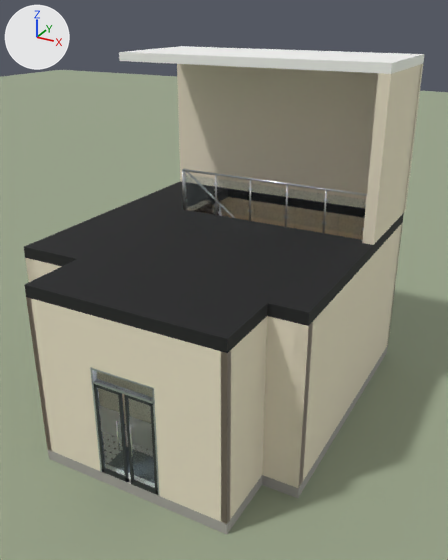
What one commit did to the Blender file xadra-filiali/chizma/3d/Xadra_1-qavat.blend.
One viewpoint serves both versions: a camera (50 mm lens) standing at (9.73, -15.13, 8.42) and looking at (3.65, -4.08, 2.9). Arrows for +X, +Y and +Z are at upper left; the lights stay in place. The first picture is the older version.

Objects in the first picture: 'devor_panel_toliq', 'devorlar_toliq', 'eshik_romlari', 'eshik_tashqi-a', 'eshik_tashqi-b', 'galereya_perila', 'plita', 'shift', 'yer' and 3 more.
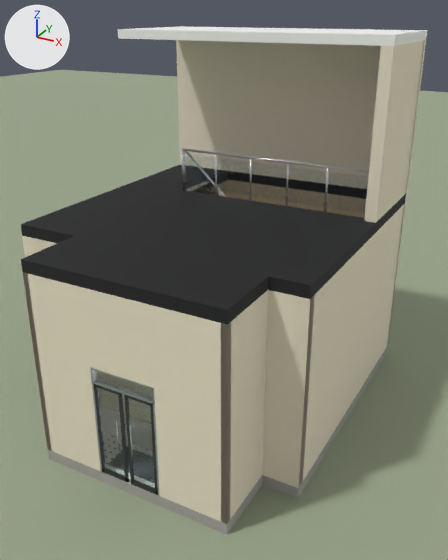
Where the change shows, as pixel boxes [x1, y1, x2, y2] in the pictures (448 x 560 px; the box of a moved part takes in the faces that stretch with it):
'shift', moved
    before: [24, 46, 424, 353]
    after: [21, 26, 427, 325]
'devorlar_toliq', reshaped (6% taller)
    before: [25, 223, 403, 524]
    after: [22, 204, 405, 524]
part 1 of me_devorlar_toliq, moved or reshaped (mostly hidden)
    before: [25, 258, 36, 282]
    after: [36, 239, 46, 251]
part 2 of me_devorlar_toliq, moved or reshaped
    before: [26, 297, 313, 412]
    after: [23, 272, 315, 412]
part 3 of me_devorlar_toliq, moved or reshaped
    before: [299, 223, 403, 484]
    after: [299, 204, 405, 485]
part 4 of me_devorlar_toliq, moved or reshaped
    before: [25, 258, 127, 425]
    after: [22, 236, 127, 425]
part 5 of me_devor_panel_toliq, moved or reshaped
    before: [221, 201, 364, 240]
    after: [214, 183, 366, 218]

What changed in the scene script:
```text
Change me_devorlar_toliq:
    used by ob_devorlar_toliq; location = (0.0, 0.0, 0.0)
    remove me_devorlar_toliq.from_pydata(...)  # 120 vertices, 90 faces; spans x 0.0..6.5, y -7.75..0.0, z 0.0..3.5
    add me_devorlar_toliq.from_pydata(...)  # 120 vertices, 90 faces; spans x 0.0..6.5, y -7.75..0.0, z 0.0..4.0
    me_devorlar_toliq part 1: the loose piece of 8 vertices spanning x 0.0..0.25, y -6.3..0.0, z 0.0..3.5 is scaled about its middle by (1, 1, 1.14), then moved by (0.4, 0.0, 0.25)
    me_devorlar_toliq part 2: 36 of the vertices in x 1.48..6.5, y -7.75..-5.75, z 3.5 are moved by (0.0, 0.0, 0.5)
    me_devorlar_toliq part 3: 8 of the vertices in x 5.9..6.5, y -0.45..0.0, z 3.5 are moved by (0.0, 0.0, 0.5)
    me_devorlar_toliq part 4: 2 of the vertices in x 0.0, y -6.3..-6.1, z 3.5 are moved by (0.0, 0.0, 0.5)
    other edits to the shape of me_devorlar_toliq do not show in these pictures
Change me_devor_panel_toliq:
    used by ob_devor_panel_toliq; location = (0.0, 0.0, 0.0)
    remove me_devor_panel_toliq.from_pydata(...)  # 88 vertices, 66 faces; spans x 0.25..6.25, y -6.1..-0.1, z 0.0..3.5
    add me_devor_panel_toliq.from_pydata(...)  # 88 vertices, 66 faces; spans x 0.65..6.25, y -6.1..-0.1, z 0.0..4.0
    me_devor_panel_toliq part 5: the loose piece of 8 vertices spanning x 0.6..5.9, y -0.11..-0.1, z 0.0..3.5 is scaled about its middle by (0.925, 1, 1.14), then moved by (0.2, 0.0, 0.25)
    other edits to the shape of me_devor_panel_toliq do not show in these pictures
Change me_shift:
    used by ob_shift; location = (0.0, 0.0, 0.0)
    remove me_shift.from_pydata(...)  # 96 vertices, 72 faces; spans x 0.0..6.5, y -7.75..0.15, z 3.5..7.45
    add me_shift.from_pydata(...)  # 96 vertices, 72 faces; spans x 0.0..6.5, y -7.75..0.15, z 4.0..7.95
    me_shift part 6: the whole mesh is moved by (0.0, 0.0, 0.5)
```
